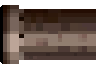
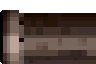
Comparing the layer stacks of the two 96 × 64 images. Changes:
added layer "Capa 5" (darken, 18%) above "Capa 4" over 0, 5, 96, 64
added layer "Capa 4" above "Capa 6" over 19, 13, 96, 64
painted on "Capa 3" over 0, 5, 96, 61
